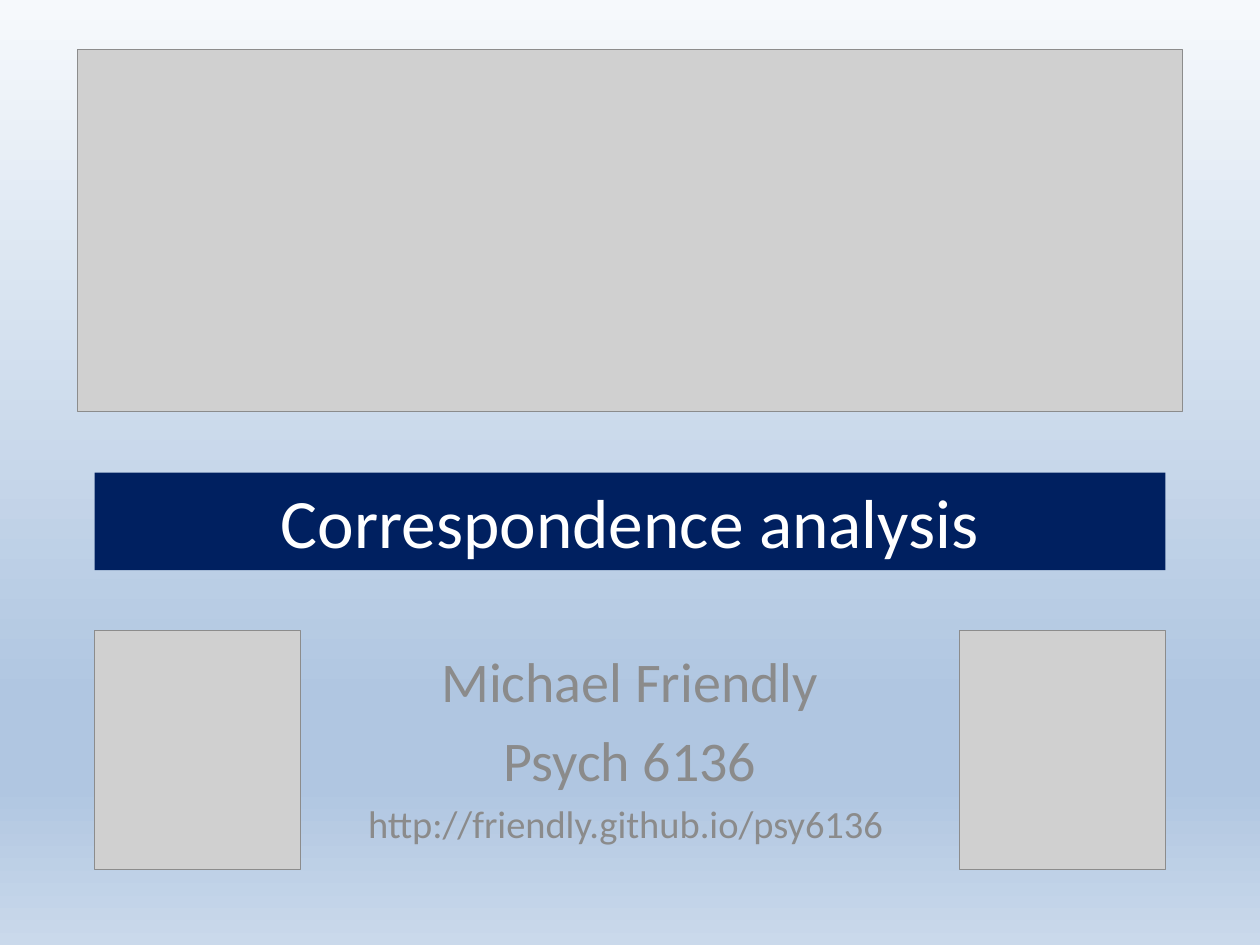
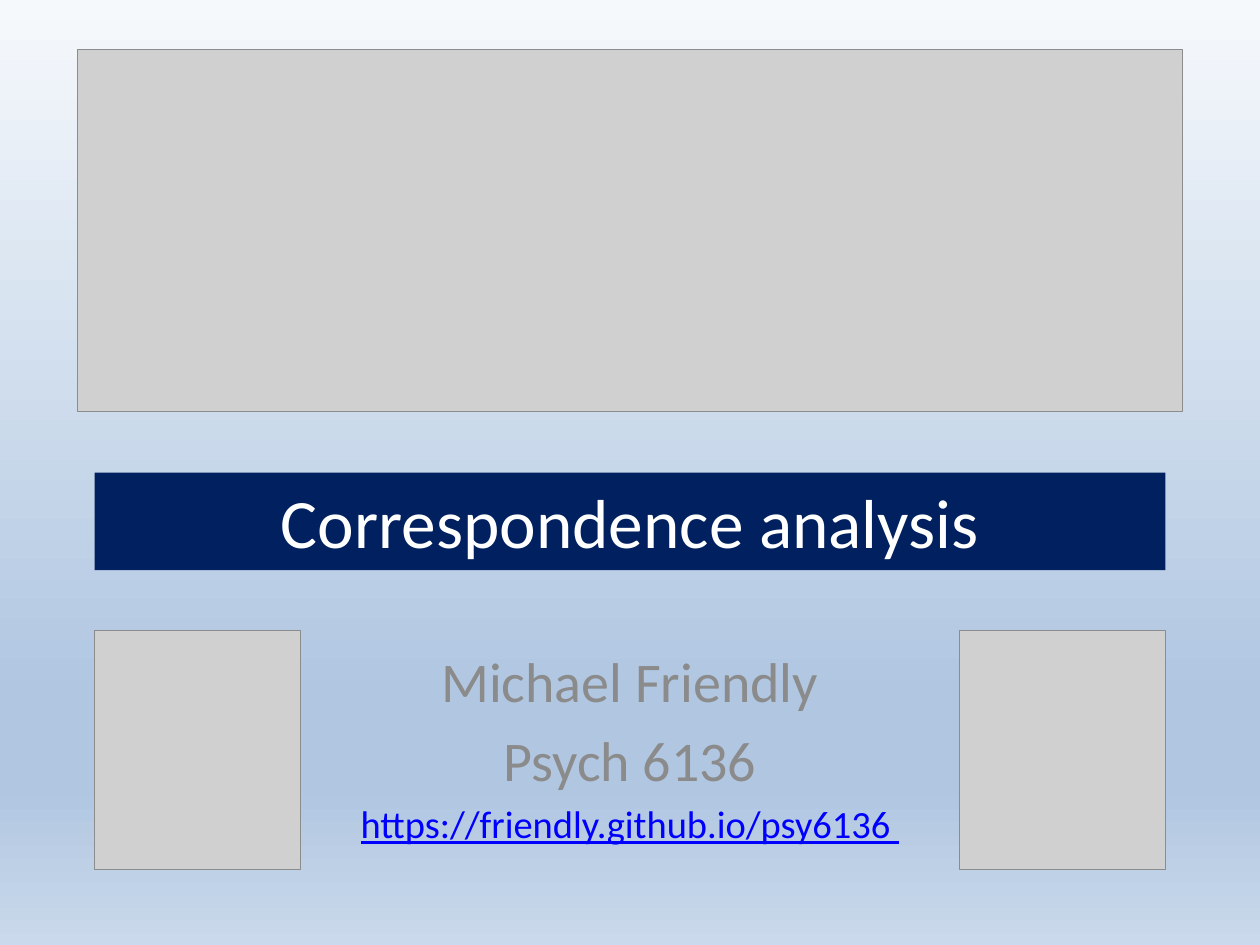
Before and after one commit to friendly/psy6136, a slide deck: slide 1 of docs/lectures/05-Corresp.pptx. Drawn at 1260x945 pixels with LibreOffice and Linux fonts; fonts in the diff are those of the drawing; grey boxes stand for pictures. Boxes give left, top, right and bottom in pixels: in the first picture for what was removed or moved away, otherwise in the second. Text is boxed around its words. In the diff, an @@ line names an element or a change of style, - is before the commit and + after.

```diff
--- a/docs/lectures/05-Corresp.pptx
+++ b/docs/lectures/05-Corresp.pptx
@@ subtitle at <box>361,811,891,845</box>: text changed; text colour #8C8C8C to #0000FF @@
-http://friendly.github.io/psy6136
+https://friendly.github.io/psy6136
```
Also in this commit, not shown: 10 other slides changed, 9 slides added, 11 other files.
